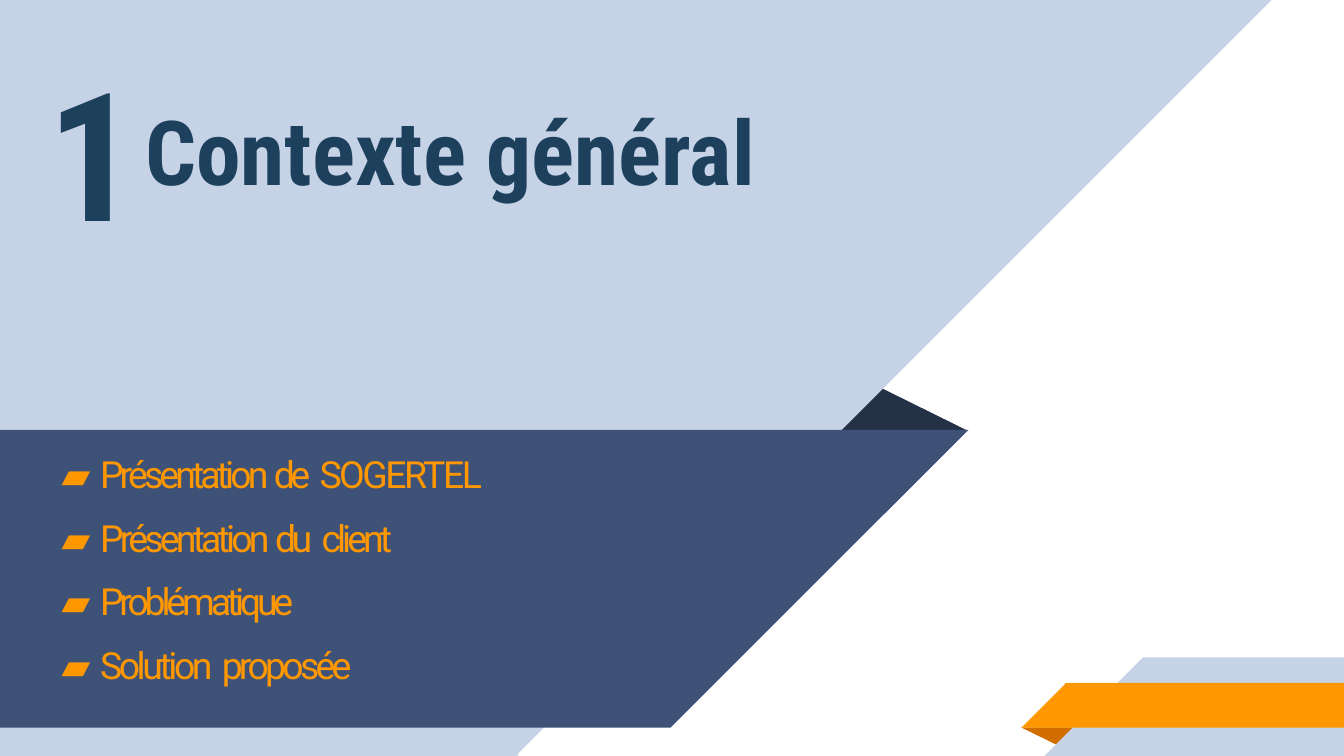
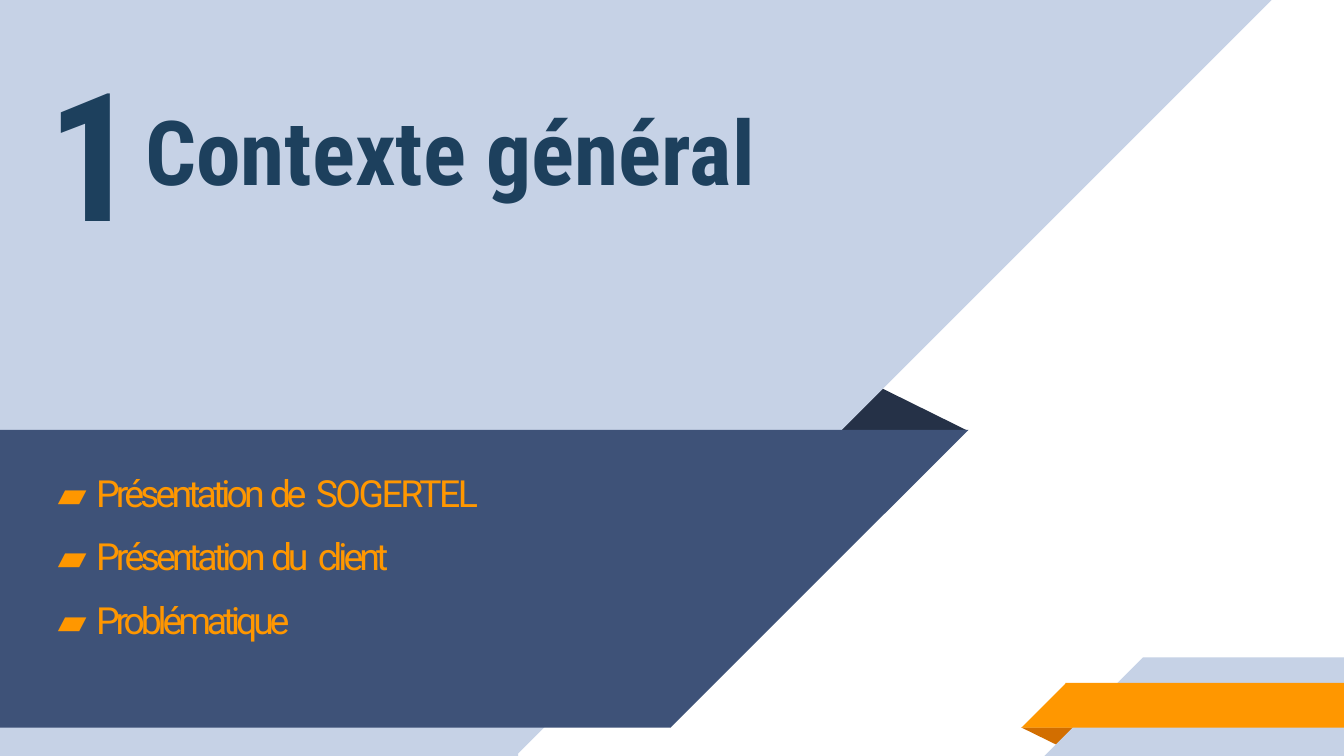
Before and after one commit to hosnidotech123/dashboard_pfe, a slide deck: slide 5 of stage pfe.pptx. Drawn at 1344x756 pixels with LibreOffice and Linux fonts; fonts in the diff are those of the drawing. Boxes give left, top, right and bottom in pixels: in the first picture for what was removed or moved away, otherwise in the second. Text is boxed around its words. In the diff, an @@ line names an element or a change of style, - is before the commit and + after.

```diff
--- a/stage pfe.pptx
+++ b/stage pfe.pptx
@@ text "▰ Présentation de SOGERTEL": place and size @@
-text "▰ Présentation de SOGERTEL" at bbox=[100, 460, 482, 687]
+text "▰ Présentation de SOGERTEL" at bbox=[96, 479, 478, 642]
@@ text at bbox=[100, 651, 352, 687]: paragraph removed @@
-▰ Solution proposée
```
Also in this commit, not shown: 18 other slides changed, 7 slides added, 11 slides removed, 4 other files.
